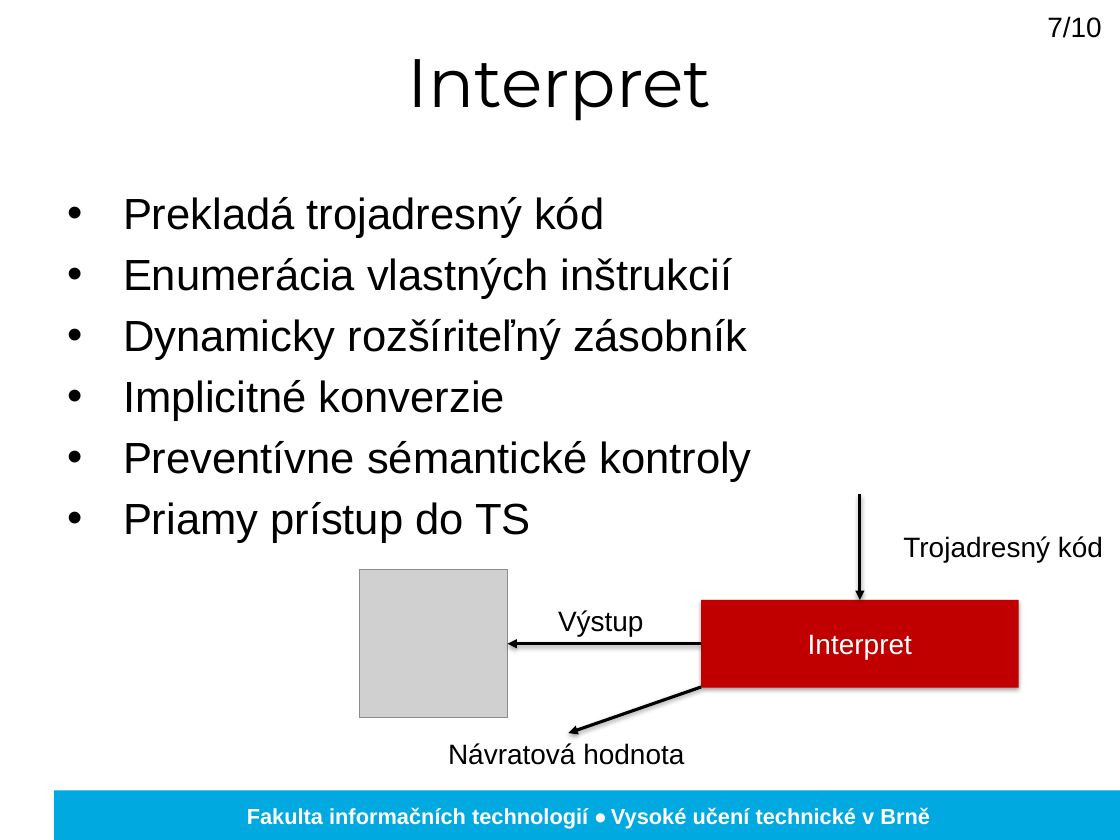
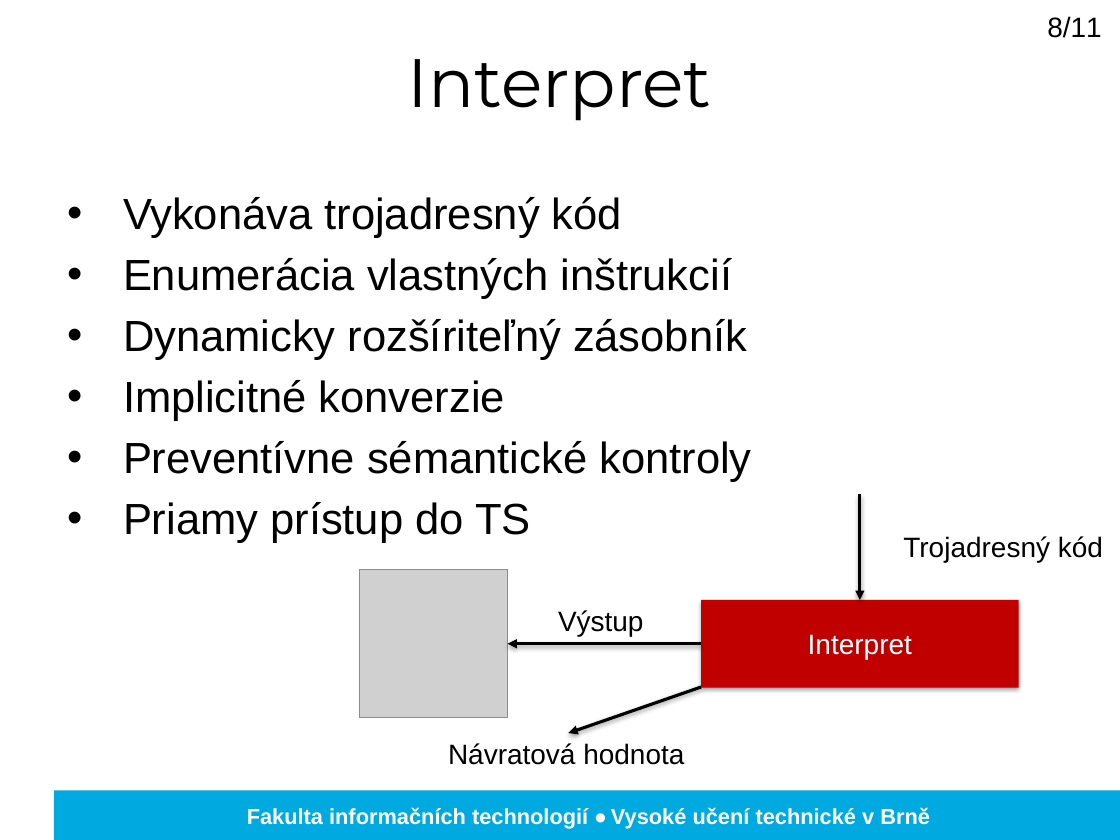
Before and after one commit to adiosnb/IFJ, a slide deck: slide 8 of doc/prezentacia.pptx. Drawn at 1120x840 pixels with LibreOffice and Linux fonts; fonts in the diff are those of the drawing; grey boxes stand for pictures; background and template pictures are left out. Boxes give left, top, right and bottom in pixels: in the first picture for what was removed or moved away, otherwise in the second. Text is boxed around its words. In the diff, an @@ line names an element or a change of style, - is before the commit and + after.

```diff
--- a/doc/prezentacia.pptx
+++ b/doc/prezentacia.pptx
@@ text at box(1047, 16, 1102, 38): text changed @@
-7/10
+8/11
@@ text at box(123, 197, 622, 238): text changed @@
-• Prekladá trojadresný kód
+• Vykonáva trojadresný kód
```
Also in this commit, not shown: 8 other slides changed, 1 slide added, 1 slide removed.
